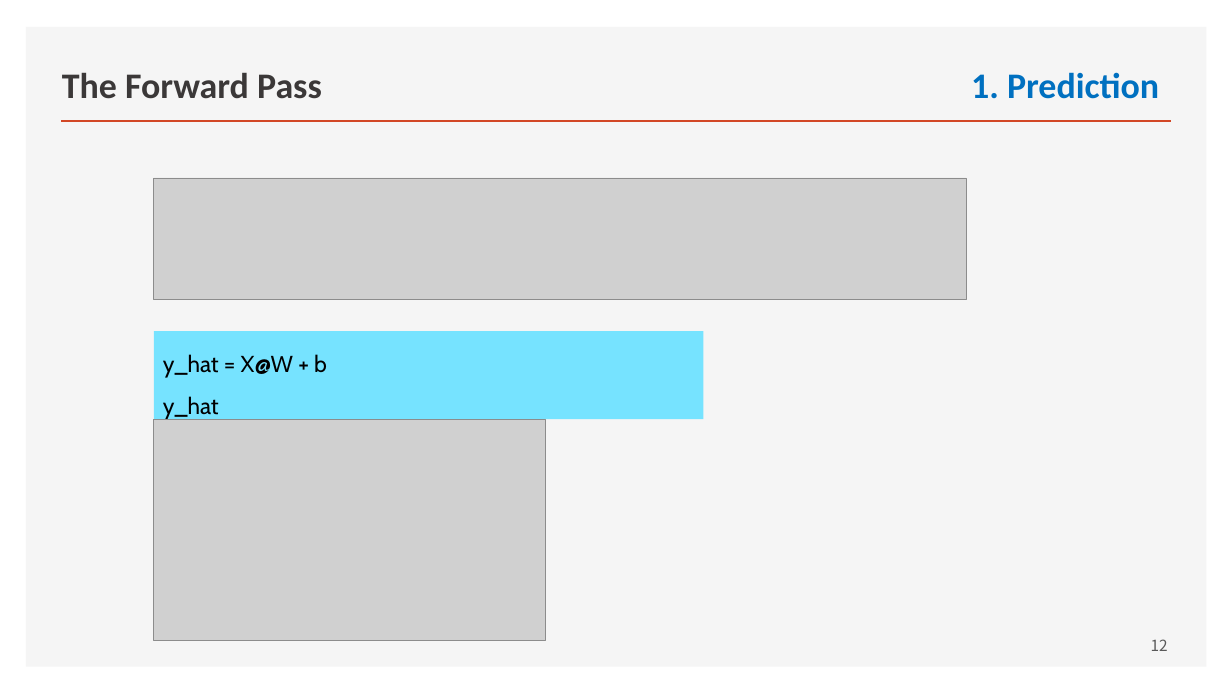
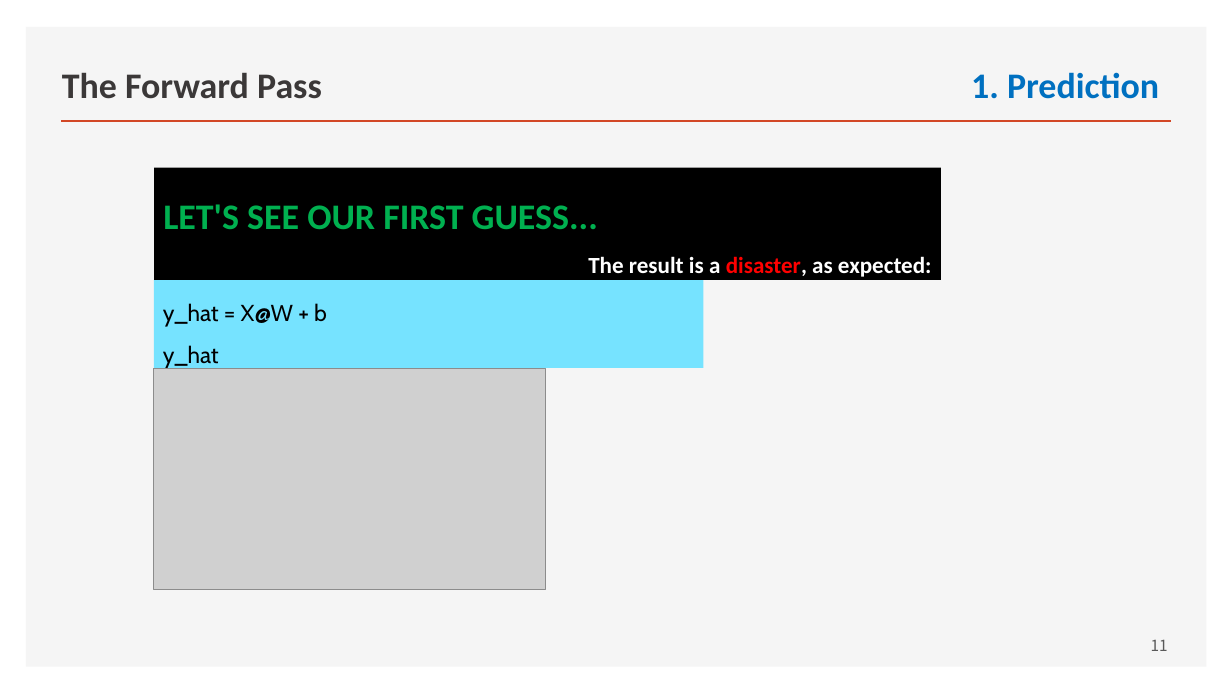
Before and after one commit to ancestor9/mathematics-for-machine-learning, a slide deck: slide 11 of Linear_Algebra/w5_02_Deep_Learning_with_pytorch.pptx (slide 12 before the commit). Drawn at 1232x693 pixels with LibreOffice and Linux fonts; fonts in the diff are those of the drawing; grey boxes stand for pictures. Boxes give left, top, right and bottom in pixels: in the first picture for what was removed or moved away, otherwise in the second. Text is boxed around its words. In the diff, an @@ line names an element or a change of style, - is before the commit and + after.

```diff
--- a/Linear_Algebra/w5_02_Deep_Learning_with_pytorch.pptx
+++ b/Linear_Algebra/w5_02_Deep_Learning_with_pytorch.pptx
@@ picture removed at box(153, 178, 966, 299) @@
@@ rectangle added at box(154, 167, 941, 280), fill #000000, 18 pt, text #00B050, bold @@
+LET'S SEE OUR FIRST GUESS...
+The result is a disaster, as expected:
@@ rectangle "y_hat = X@W + b": place and size @@
-rectangle "y_hat = X@W + b" at box(153, 331, 703, 419)
+rectangle "y_hat = X@W + b" at box(153, 280, 703, 368)
@@ picture: place and size @@
-picture at box(153, 420, 545, 641)
+picture at box(153, 368, 545, 590)
@@ page number at box(1151, 639, 1168, 651): text changed @@
-12
+11
```
Also in this commit, not shown: 6 other slides changed, 1 slide removed.
